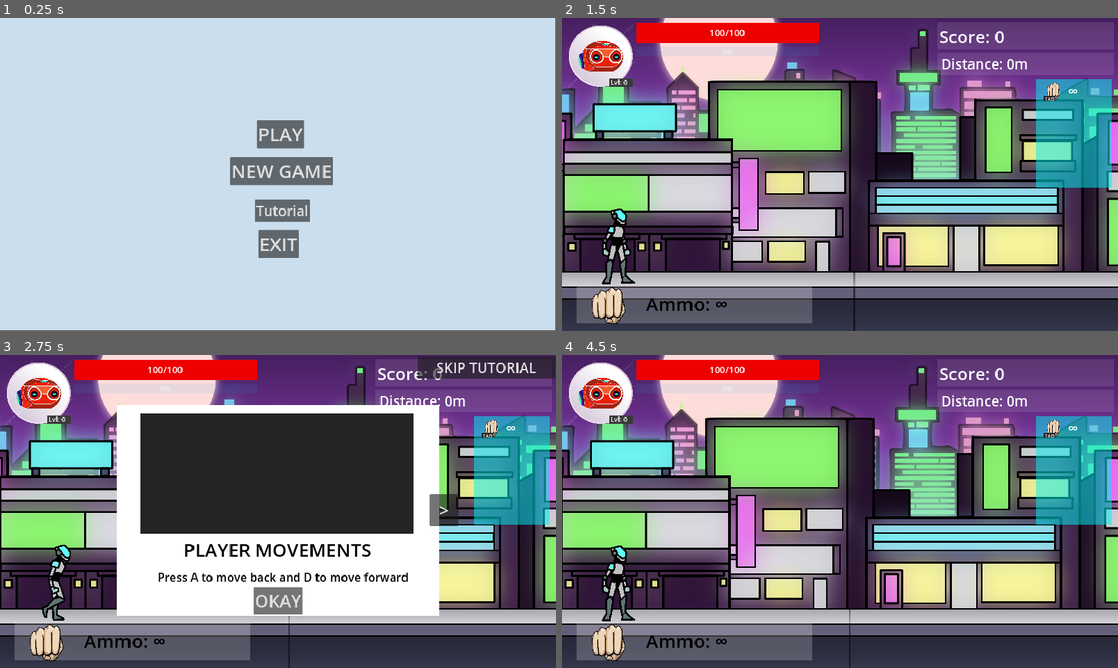
Above: before the commit, frames 1-4 (two rows, left to right).
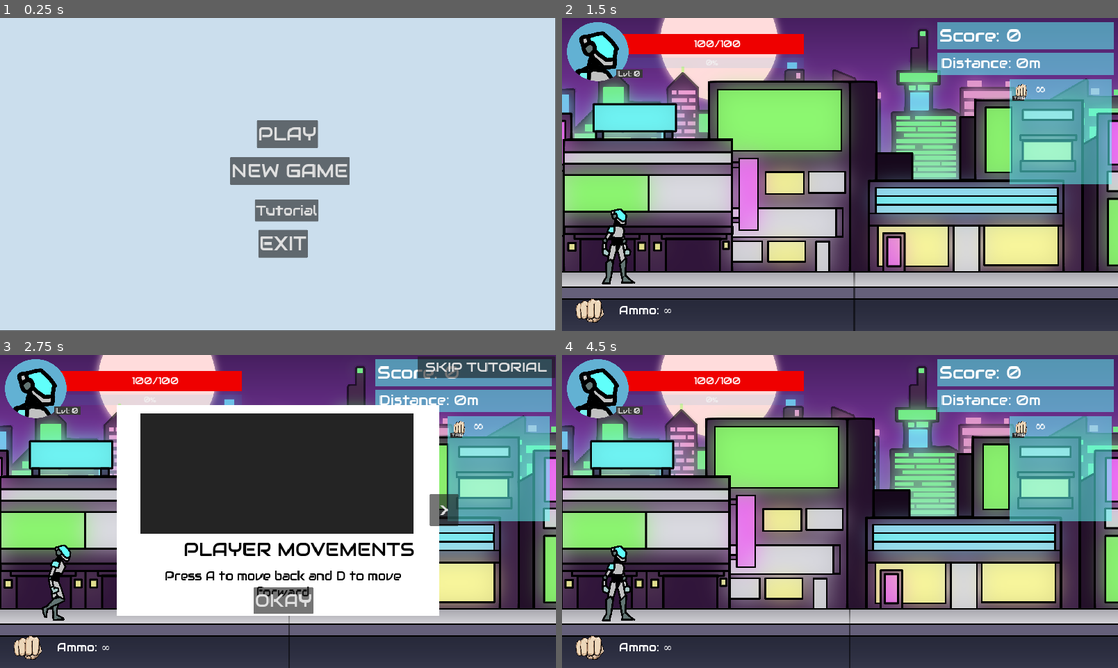
Above: after the commit, the same moments.

Repository: PandaHunterX/Cyber-Blasters
Game: Godot game, scene res://main_menu.tscn
Two runs of this game, one before a commit and one after it. Both use one fixed random seed, a clock stepped at 60 frames per second and the inputs below. Sound files missing from this copy of the repository are replaced by a short silence.
Inputs:
- Up to frame 1 (0.25 s): no input
- Up to frame 2 (1.5 s): click "PLAY" at 0.5 s; click "RESUME" at 1.25 s
- Up to frame 3 (2.75 s): tap Enter at 2 s; hold D (right) from 2.03 s (still down); hold 4 (grenade_launcher) from 2.03 s (still down); tap 3 (laser_rifle) at 2.3 s
- Up to frame 4 (4.5 s): release D (right) at 2.75 s; release 4 (grenade_launcher) at 2.75 s; click ">" at 2.75 s; click "<" at 3.5 s; click "OKAY" at 4.25 s

The runs differ from the first frame. In frame 1, 1.8% of the frame differs, in the area x 41-63%, y 32-77%; in frame 2, 21%; in frame 3, 23%, in the area x 0-100%, y 1-98%; in frame 4, 21%.

Commit message:
Changed font and colors

Diff:
--- a/game_interface.tscn
+++ b/game_interface.tscn
@@ -1,12 +1,13 @@
-[gd_scene load_steps=12 format=3 uid="uid://1eiawil14myx"]
+[gd_scene load_steps=13 format=3 uid="uid://1eiawil14myx"]
 
 [ext_resource type="Script" path="res://ingame_interface.gd" id="1_wtixd"]
 [ext_resource type="Texture2D" uid="uid://dri4wxcrpjjhg" path="res://assets/weapons/AK_full.png" id="2_va673"]
 [ext_resource type="Texture2D" uid="uid://d111uegdhq1tf" path="res://assets/weapons/fist.png" id="3_0wy4k"]
-[ext_resource type="Texture2D" uid="uid://brpetv03fpaxq" path="res://assets/weapons/pistol_full.png" id="4_tltl0"]
-[ext_resource type="Texture2D" uid="uid://dapqtv8n3yuvx" path="res://assets/weapons/Assault rifle_full.png" id="5_enc5c"]
-[ext_resource type="Texture2D" uid="uid://bqbvvswv3haa" path="res://assets/weapons/Shootgun_full.png" id="6_u6i5l"]
-[ext_resource type="Texture2D" uid="uid://be0sknlb2158y" path="res://assets/main character/player_avatar.png" id="7_htd3m"]
+[ext_resource type="Texture2D" uid="uid://d4ab1eyoln7dk" path="res://assets/ui/pistol_icon.png" id="4_5n6fs"]
+[ext_resource type="Texture2D" uid="uid://b05wf7q383cho" path="res://assets/ui/smg_icon.png" id="5_d2h61"]
+[ext_resource type="Texture2D" uid="uid://cis6svuxlrjel" path="res://assets/ui/laser_icon.png" id="6_dbrgh"]
+[ext_resource type="Texture2D" uid="uid://7hreo0ghfrd" path="res://assets/ui/player_icon.png" id="7_35rhp"]
+[ext_resource type="Texture2D" uid="uid://sdwo3jth1d35" path="res://assets/ui/grenade_icon.png" id="7_g8ff5"]
 
 [sub_resource type="StyleBoxLine" id="StyleBoxLine_b0qwp"]
 color = Color(0.340339, 0.340339, 0.340339, 1)
@@ -35,7 +36,7 @@
 offset_top = 15.0
 offset_right = 1905.0
 offset_bottom = 108.0
-color = Color(1, 1, 1, 0.105882)
+color = Color(0.376471, 1, 0.984314, 0.52549)
 
 [node name="Score" type="Label" parent="ColorRect"]
 layout_mode = 0
@@ -52,7 +53,7 @@
 offset_top = 121.0
 offset_right = 1905.0
 offset_bottom = 196.0
-color = Color(1, 1, 1, 0.105882)
+color = Color(0.376471, 1, 0.984314, 0.52549)
 
 [node name="Distance" type="Label" parent="ColorRect3"]
 layout_mode = 0
@@ -65,10 +66,10 @@
 
 [node name="HealthBar" type="ProgressBar" parent="."]
 layout_mode = 0
-offset_left = 258.0
-offset_top = 16.0
-offset_right = 889.0
-offset_bottom = 86.0
+offset_left = 204.0
+offset_top = 56.0
+offset_right = 835.0
+offset_bottom = 126.0
 theme_override_styles/background = SubResource("StyleBoxLine_b0qwp")
 theme_override_styles/fill = SubResource("StyleBoxFlat_sruer")
 value = 100.0
@@ -85,62 +86,57 @@
 
 [node name="PowerupBar" type="ProgressBar" parent="."]
 layout_mode = 0
-offset_left = 254.0
-offset_top = 98.0
-offset_right = 889.0
-offset_bottom = 132.0
+offset_left = 200.0
+offset_top = 138.0
+offset_right = 835.0
+offset_bottom = 172.0
 theme_override_font_sizes/font_size = 24
 theme_override_styles/background = SubResource("StyleBoxFlat_l6npd")
 theme_override_styles/fill = SubResource("StyleBoxFlat_cenq1")
 
-[node name="ColorRect2" type="ColorRect" parent="."]
-layout_mode = 0
-offset_left = 50.0
-offset_top = 927.0
-offset_right = 863.0
-offset_bottom = 1053.0
-color = Color(1, 1, 1, 0.211765)
-
-[node name="Weapon" type="TextureRect" parent="ColorRect2"]
-layout_mode = 2
-offset_left = 21.0
-offset_top = -10.0
-offset_right = 201.0
-offset_bottom = 141.0
+[node name="HBoxContainer" type="HBoxContainer" parent="."]
+layout_mode = 1
+anchors_preset = 2
+anchor_top = 1.0
+anchor_bottom = 1.0
+offset_left = 20.0
+offset_top = -120.0
+offset_right = 833.0
+offset_bottom = -21.0
+grow_vertical = 0
+theme_override_constants/separation = 24
+
+[node name="Weapon" type="TextureRect" parent="HBoxContainer"]
+layout_mode = 2
 texture = ExtResource("2_va673")
-expand_mode = 1
-
-[node name="Ammo" type="Label" parent="ColorRect2"]
-layout_mode = 0
-offset_left = 240.0
-offset_top = 15.0
-offset_right = 763.0
-offset_bottom = 103.0
-theme_override_colors/font_color = Color(0, 0, 0, 1)
-theme_override_font_sizes/font_size = 64
+expand_mode = 3
+
+[node name="Ammo" type="Label" parent="HBoxContainer"]
+layout_mode = 2
+theme_override_colors/font_color = Color(1, 1, 1, 1)
+theme_override_font_sizes/font_size = 40
 text = "Ammo:
 "
+vertical_alignment = 1
 
 [node name="ColorRect4" type="ColorRect" parent="."]
 layout_mode = 0
-offset_left = 1638.0
+offset_left = 1545.0
 offset_top = 212.0
 offset_right = 1898.0
-offset_bottom = 586.0
-color = Color(0, 0.930042, 0.952927, 0.521569)
+offset_bottom = 573.0
+color = Color(0.376471, 1, 0.984314, 0.52549)
 
 [node name="VBoxContainer" type="VBoxContainer" parent="ColorRect4"]
 layout_mode = 1
-anchors_preset = 6
-anchor_left = 1.0
-anchor_top = 0.5
+anchors_preset = 15
 anchor_right = 1.0
-anchor_bottom = 0.5
-offset_left = -235.0
-offset_top = -182.0
-offset_right = 9.0
-offset_bottom = 234.0
-grow_horizontal = 0
+anchor_bottom = 1.0
+offset_left = 10.0
+offset_top = 10.0
+offset_right = -10.0
+offset_bottom = -17.0
+grow_horizontal = 2
 grow_vertical = 2
 
 [node name="Melee" type="HBoxContainer" parent="ColorRect4/VBoxContainer"]
@@ -184,8 +180,8 @@
 
 [node name="TextureRect" type="TextureRect" parent="ColorRect4/VBoxContainer/Pistol"]
 layout_mode = 2
-texture = ExtResource("4_tltl0")
-expand_mode = 2
+texture = ExtResource("4_5n6fs")
+expand_mode = 3
 
 [node name="ColorRect" type="ColorRect" parent="ColorRect4/VBoxContainer/Pistol/TextureRect"]
 layout_mode = 1
@@ -209,6 +205,7 @@
 layout_mode = 2
 theme_override_font_sizes/font_size = 48
 text = "∞"
+horizontal_alignment = 2
 
 [node name="SMG" type="HBoxContainer" parent="ColorRect4/VBoxContainer"]
 visible = false
@@ -218,8 +215,8 @@
 
 [node name="TextureRect" type="TextureRect" parent="ColorRect4/VBoxContainer/SMG"]
 layout_mode = 2
-texture = ExtResource("5_enc5c")
-expand_mode = 2
+texture = ExtResource("5_d2h61")
+expand_mode = 3
 
 [node name="ColorRect" type="ColorRect" parent="ColorRect4/VBoxContainer/SMG/TextureRect"]
 layout_mode = 1
@@ -252,8 +249,8 @@
 
 [node name="TextureRect" type="TextureRect" parent="ColorRect4/VBoxContainer/Laser Rifle"]
 layout_mode = 2
-texture = ExtResource("2_va673")
-expand_mode = 2
+texture = ExtResource("6_dbrgh")
+expand_mode = 3
 
 [node name="ColorRect" type="ColorRect" parent="ColorRect4/VBoxContainer/Laser Rifle/TextureRect"]
 layout_mode = 1
@@ -286,8 +283,8 @@
 
 [node name="TextureRect" type="TextureRect" parent="ColorRect4/VBoxContainer/Grenade Launcher"]
 layout_mode = 2
-texture = ExtResource("6_u6i5l")
-expand_mode = 2
+texture = ExtResource("7_g8ff5")
+expand_mode = 3
 
 [node name="ColorRect" type="ColorRect" parent="ColorRect4/VBoxContainer/Grenade Launcher/TextureRect"]
 layout_mode = 1
@@ -314,26 +311,26 @@
 
 [node name="TextureRect" type="TextureRect" parent="."]
 layout_mode = 0
-offset_left = -1.0
-offset_top = 2.0
-offset_right = 269.0
-offset_bottom = 261.0
-texture = ExtResource("7_htd3m")
+offset_left = 17.0
+offset_top = 14.0
+offset_right = 230.0
+offset_bottom = 218.0
+texture = ExtResource("7_35rhp")
 expand_mode = 1
 
 [node name="ColorRect5" type="ColorRect" parent="TextureRect"]
 layout_mode = 0
-offset_left = 165.0
-offset_top = 206.0
-offset_right = 247.0
-offset_bottom = 235.0
+offset_left = 171.0
+offset_top = 163.0
+offset_right = 261.0
+offset_bottom = 192.0
 color = Color(0.223103, 0.223103, 0.223103, 1)
 
 [node name="Player_Level" type="Label" parent="TextureRect"]
 layout_mode = 0
-offset_left = 168.0
-offset_top = 202.0
-offset_right = 208.0
-offset_bottom = 236.0
+offset_left = 176.0
+offset_top = 164.0
+offset_right = 259.0
+offset_bottom = 195.0
 theme_override_font_sizes/font_size = 24
 text = "Lvl"
--- a/ingame_interface.gd
+++ b/ingame_interface.gd
@@ -1,7 +1,7 @@
 extends Control
 
-@onready var weapon = $ColorRect2/Weapon
-@onready var ammo = $ColorRect2/Ammo
+@onready var weapon: TextureRect = $HBoxContainer/Weapon
+@onready var ammo: Label = $HBoxContainer/Ammo
 @onready var pistol = $ColorRect4/VBoxContainer/Pistol
 @onready var smg = $ColorRect4/VBoxContainer/SMG
 @onready var laser_rifle = $"ColorRect4/VBoxContainer/Laser Rifle"
@@ -12,6 +12,12 @@
 @onready var grenade_bullets = $"ColorRect4/VBoxContainer/Grenade Launcher/Grenade Ammo"
 
 @onready var player_level: Label = $TextureRect/Player_Level
+
+
+const PISTOL_ICON = preload("res://assets/ui/pistol_icon.png")
+const SMG_ICON = preload("res://assets/ui/smg_icon.png")
+const LASER_ICON = preload("res://assets/ui/laser_icon.png")
+const GRENADE_ICON = preload("res://assets/ui/grenade_icon.png")
 
 # Called every frame. 'delta' is the elapsed time since the previous frame.
 func _process(delta: float) -> void:
@@ -27,16 +33,16 @@
 
 func weapons():
 	if Global.pistol_equip:
-		weapon.texture = Global.pistol
+		weapon.texture = PISTOL_ICON
 		ammo.text = "Ammo: " + str(Global.pistol_bullets) + "/" + str(Global.pistol_limit)
 	elif Global.smg_equip:
-		weapon.texture = Global.smg
+		weapon.texture = SMG_ICON
 		ammo.text = "Ammo: " + str(Global.smg_bullets) + "/" + str(Global.smg_limit)
 	elif Global.laser_rifle_equip:
-		weapon.texture = Global.laser_rifle
+		weapon.texture = LASER_ICON
 		ammo.text = "Ammo: " + str(Global.laser_bullets) + "/" + str(Global.laser_limit)
 	elif Global.grenad_launcher_equip:
-		weapon.texture = Global.grenade_launcher
+		weapon.texture = GRENADE_ICON
 		ammo.text = "Ammo: " + str(Global.explosive_bullets) + "/" + str(Global.explosive_limit)
 	elif  Global.melee_equip:
 		weapon.texture = Global.melee
--- a/project.godot
+++ b/project.godot
@@ -29,6 +29,10 @@
 [dotnet]
 
 project/assembly_name="Cyberpunk Game"
+
+[gui]
+
+theme/custom_font="res://assets/Audiowide-Regular.ttf"
 
 [input]
 
--- a/scenes/player.tscn
+++ b/scenes/player.tscn
@@ -629,7 +629,6 @@
 
 [node name="Control" parent="CanvasLayer" instance=ExtResource("8_6dwr8")]
 metadata/_edit_use_anchors_ = true
-metadata/_edit_lock_ = true
 
 [node name="PowerupDuration" type="Timer" parent="."]
 wait_time = 5.0
Binary file added: assets/Audiowide-Regular.ttf
Not shown, added: assets/Audiowide-Regular.ttf.import
Binary file added: assets/ui/grenade_icon.png
Not shown, added: assets/ui/grenade_icon.png.import
Binary file added: assets/ui/laser_icon.png
Not shown, added: assets/ui/laser_icon.png.import
Binary file added: assets/ui/pistol_icon.png
Not shown, added: assets/ui/pistol_icon.png.import
Binary file added: assets/ui/player_icon.png
Not shown, added: assets/ui/player_icon.png.import
Binary file added: assets/ui/smg_icon.png
Not shown, added: assets/ui/smg_icon.png.import
